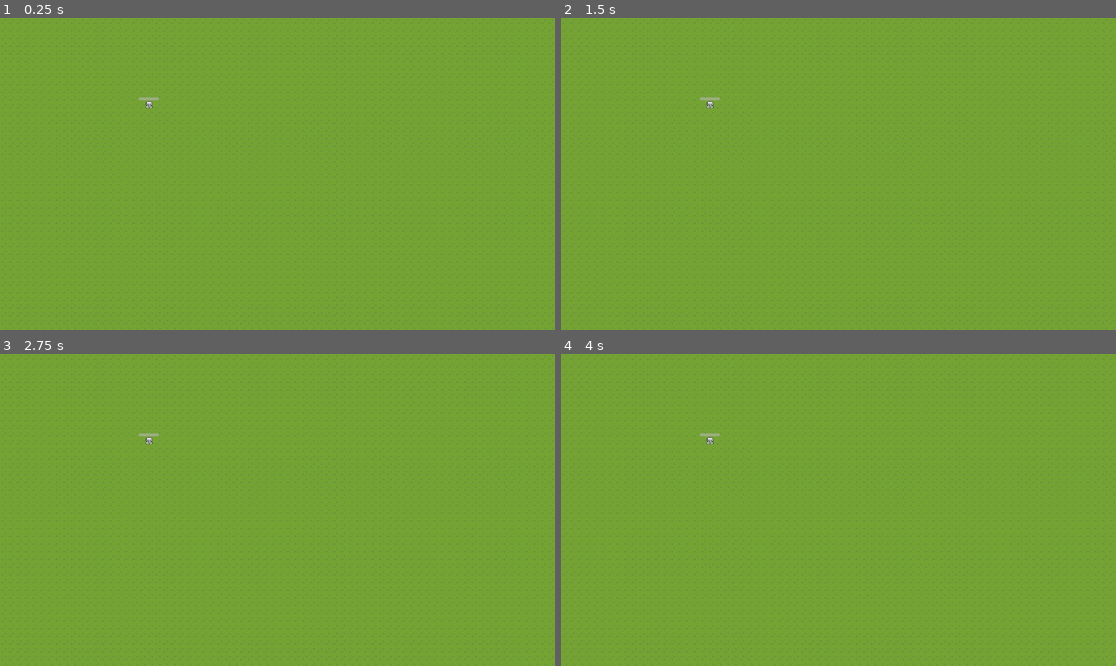
Above: before the commit, frames 1-4 (two rows, left to right).
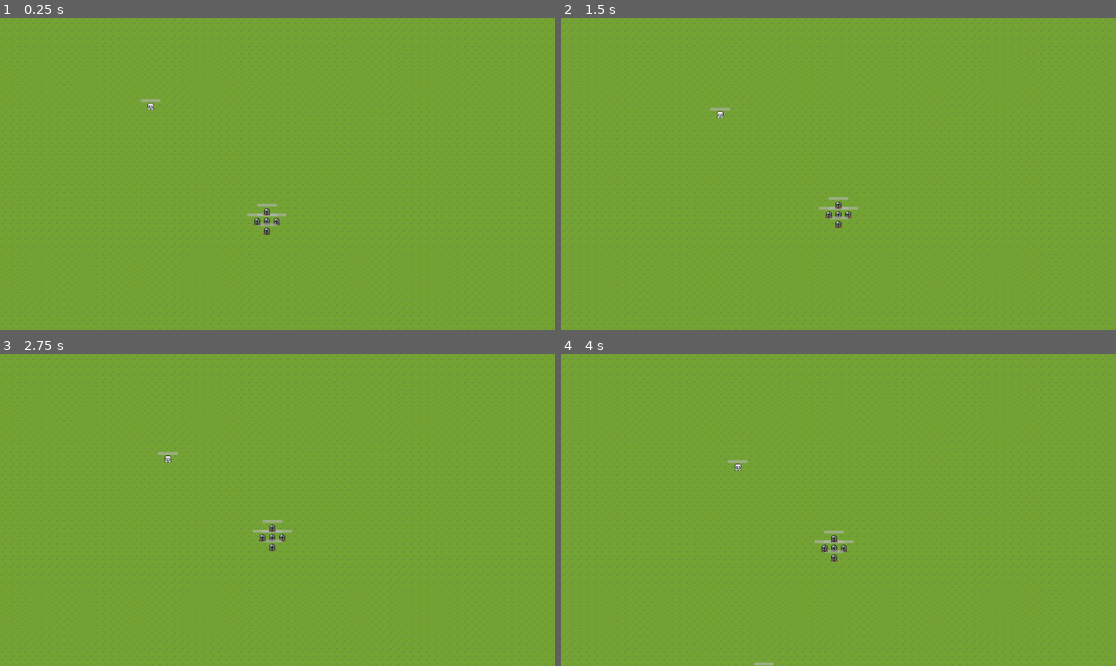
Above: after the commit, the same moments.

Repository: lm98/team-survival
Game: Godot game, scene res://scenes/game.tscn
Two runs of this game, one before a commit and one after it. Both use one fixed random seed, a clock stepped at 60 frames per second and the inputs below.
Inputs (mouse positions are in pixels of both pictures, inside the frame that each line leads up to):
- Up to frame 1 (0.25 s): no input
- Up to frame 2 (1.5 s): tap Enter at 0.5 s; move the mouse to (960, 158) at 0.52 s; click (960, 158) at 0.6 s; move the mouse to (727, 189) at 1.27 s; click (727, 189) at 1.35 s
- Up to frame 3 (2.75 s): move the mouse to (333, 441) at 2.02 s; click (333, 441) at 2.1 s
- Up to frame 4 (4 s): move the mouse to (810, 572) at 2.77 s; click (810, 572) at 2.85 s; move the mouse to (1005, 556) at 3.52 s; click (1005, 556) at 3.6 s

The runs differ from the first frame. In frame 1, 0.3% of the frame differs, in the area x 25-52%, y 25-70%; in frame 2, 0.4%; in frame 3, 0.3%; in frame 4, 0.4%, in the area x 25-53%, y 25-100%.
Error before the commit: Parse Error: Preload file "res://scenes/knight.tscn" does not exist. (res://scripts/player_team.gd:33)

Commit message:
fix: fix reference to player scenes

Diff:
--- a/scripts/player_team.gd
+++ b/scripts/player_team.gd
@@ -29,8 +29,8 @@
 
 func create_test_team():
 	const member_prefabs = [
-		#preload("res://scenes/fighter_red.tscn"),
-		preload("res://scenes/knight.tscn"),
+		#preload("res://scenes/player/fighter_red.tscn"),
+		preload("res://scenes/player/knight.tscn"),
 	]
 
 	for sp in spawn_points:
